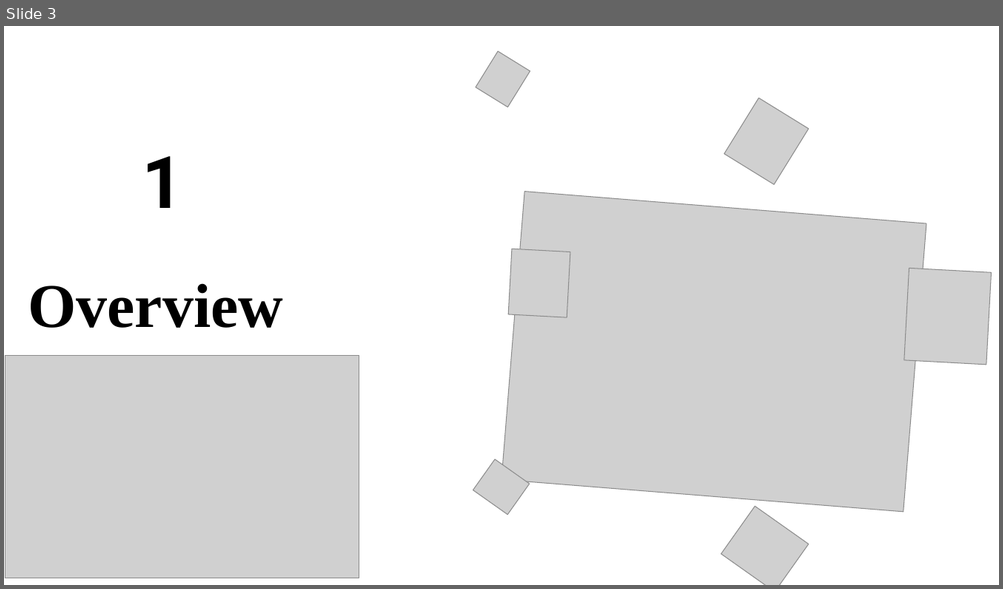
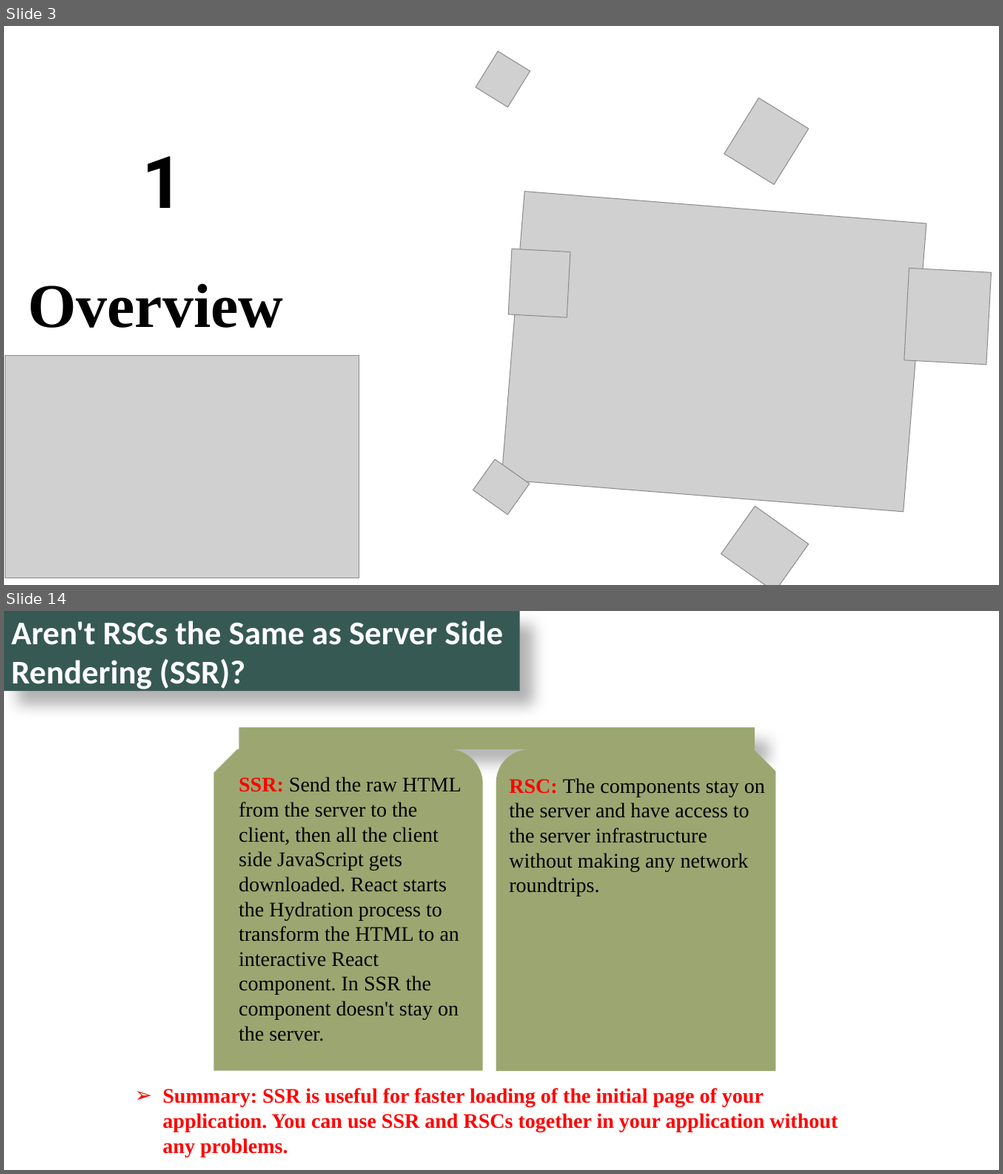
Before and after one commit to PinkPigPinkPig/seminar-rsc, a slide deck: RSC final.pptx. Shown one above the other, each under a label of ours: slide 3 before the commit, slides 3 and 14 after it; the slides between them are not shown. The pictures are 1003x589 and 1003x1174 pixels, drawn with LibreOffice and Linux fonts; fonts in the diff are those of the drawing; grey boxes stand for pictures; background and template pictures are left out. Boxes give left, top, right and bottom in pixels: in the first picture for what was removed or moved away, otherwise in the second. Text is boxed around its words. In the diff, an @@ line names an element or a change of style, - is before the commit and + after.

```diff
--- a/RSC final.pptx
+++ b/RSC final.pptx
@@ slide 14 added at [4, 611, 999, 1170], background #FFFFFF @@
@@ rectangle added at [4, 611, 520, 691], fill #365954, 32 pt, text #FFFFFF, bold @@
+Aren't RSCs the Same as Server Side Rendering (SSR)?
@@ rectangle added at [239, 727, 754, 750], fill #9CA671 @@
@@ snip round rect added at [213, 749, 482, 1071], fill #9CA671 @@
@@ snip round rect added at [495, 750, 776, 1071], fill #9CA671 @@
@@ text added at [239, 777, 461, 1042], 20 pt, text #000000 @@
+SSR: Send the raw HTML from the server to the client, then all the client side JavaScript gets downloaded. React starts the Hydration process to transform the HTML to an interactive React component. In SSR the component doesn't stay on the server.
@@ text added at [509, 778, 765, 897], 20 pt, text #000000 @@
+RSC: The components stay on the server and have access to the server infrastructure without making any network roundtrips.
@@ text added at [162, 1088, 837, 1157], 20 pt, text #FF0000, bold @@
+➢ Summary: SSR is useful for faster loading of the initial page of your application. You can use SSR and RSCs together in your application without any problems.
```
Also in this commit, not shown: 15 slides changed, 6 other slides added, 6 slides removed.
